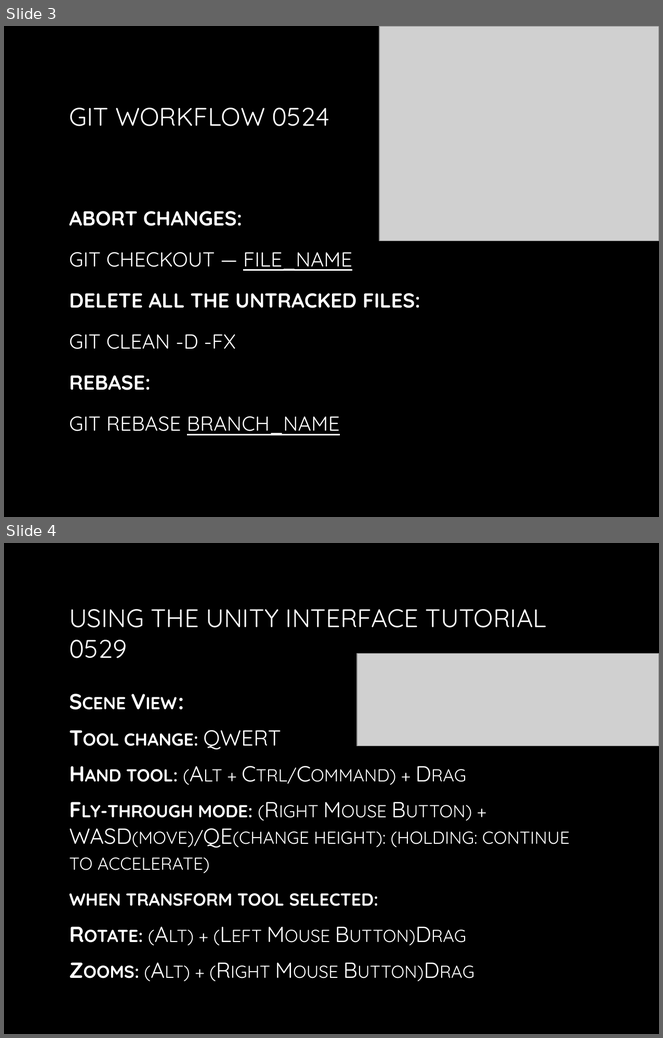
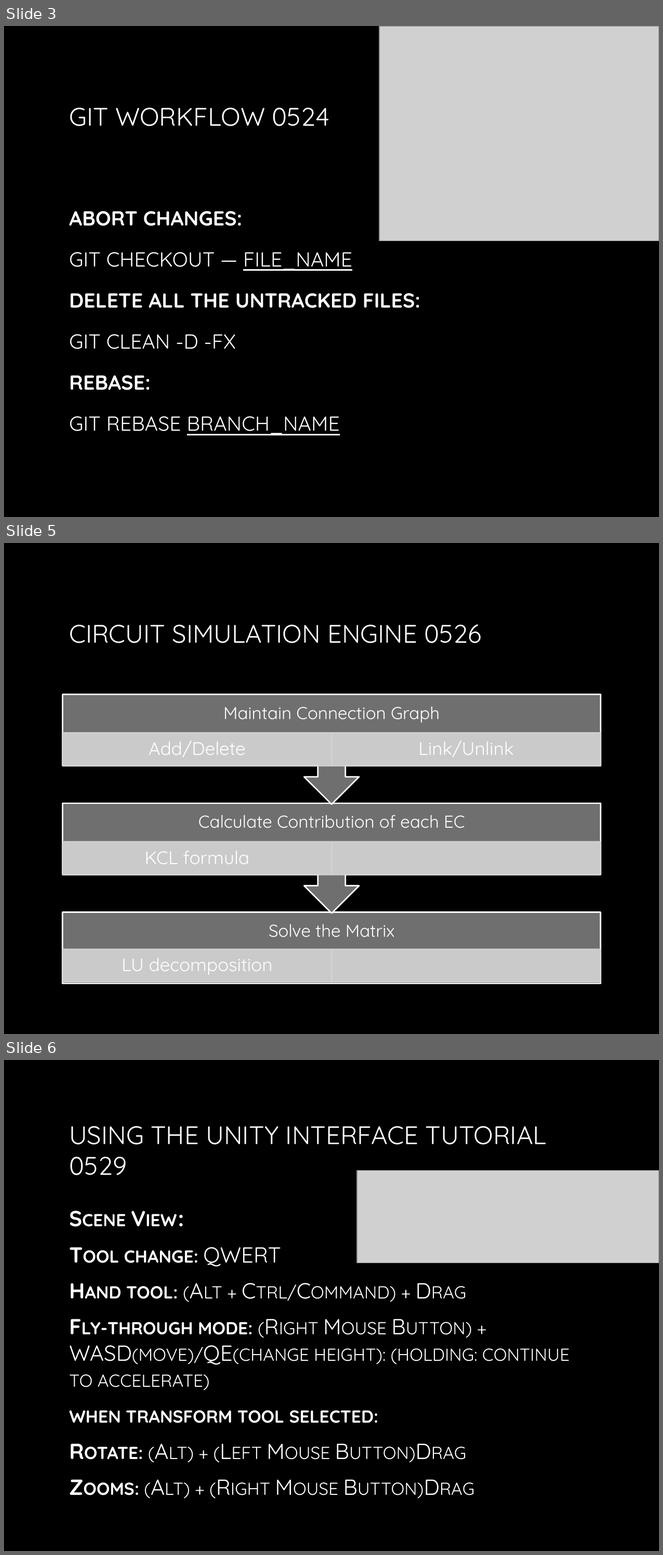
Before and after one commit to fridaymeeting/FridayProjects, a slide deck: 20190531.xingrong.wu.pptx. Shown one above the other, each under a label of ours: slides 3 and 4 before the commit, slides 3, 5 and 6 after it; the slides between them are not shown. The pictures are 663x1038 and 663x1555 pixels, drawn with LibreOffice and Linux fonts; fonts in the diff are those of the drawing; grey boxes stand for pictures; background and template pictures are left out. Boxes give left, top, right and bottom in pixels: in the first picture for what was removed or moved away, otherwise in the second. Text is boxed around its words. In the diff, an @@ line names an element or a change of style, - is before the commit and + after.

```diff
--- a/20190531.xingrong.wu.pptx
+++ b/20190531.xingrong.wu.pptx
@@ slide 5 added at (4, 543, 659, 1034), background picture (left out) @@
@@ title added at (69, 624, 482, 643), 28 pt, text gradient #FFFFFF to #BFBFBF @@
+CIRCUIT SIMULATION ENGINE 0526
@@ group added at (62, 694, 601, 984): 7 rectangles, 7 texts, 2 up arrow callouts @@
+Solve the Matrix
+LU decomposition
+Calculate Contribution of each EC
+KCL formula
+Maintain Connection Graph
+Add/Delete
+Link/Unlink
@@ what was slide 4 is now slide 6 @@
```
Also in this commit, not shown: 1 slide changed, 1 other slide added.
